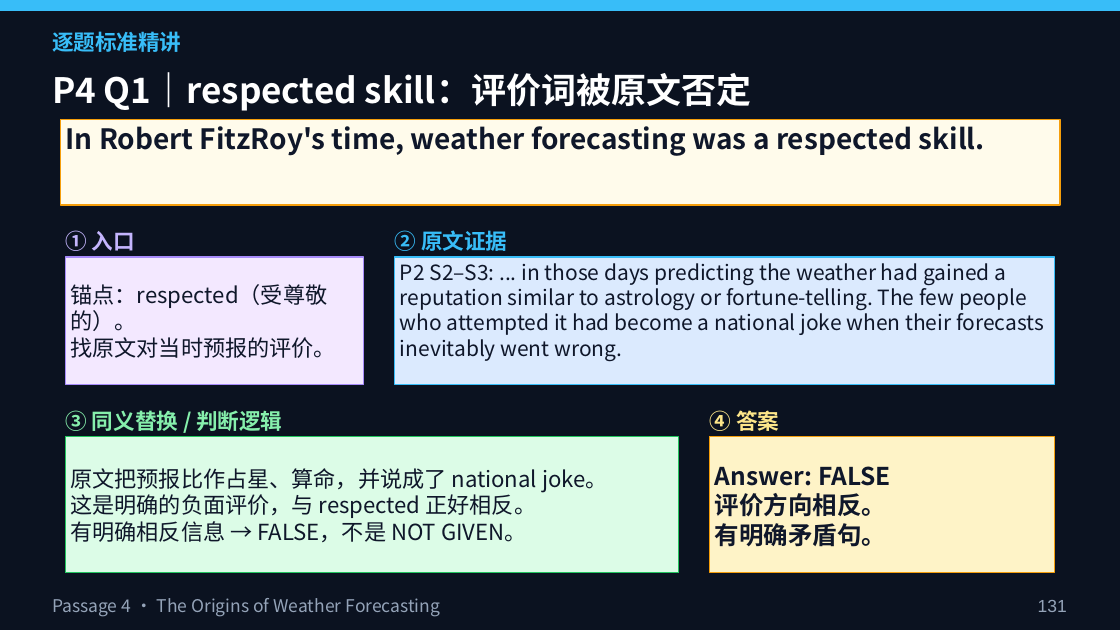
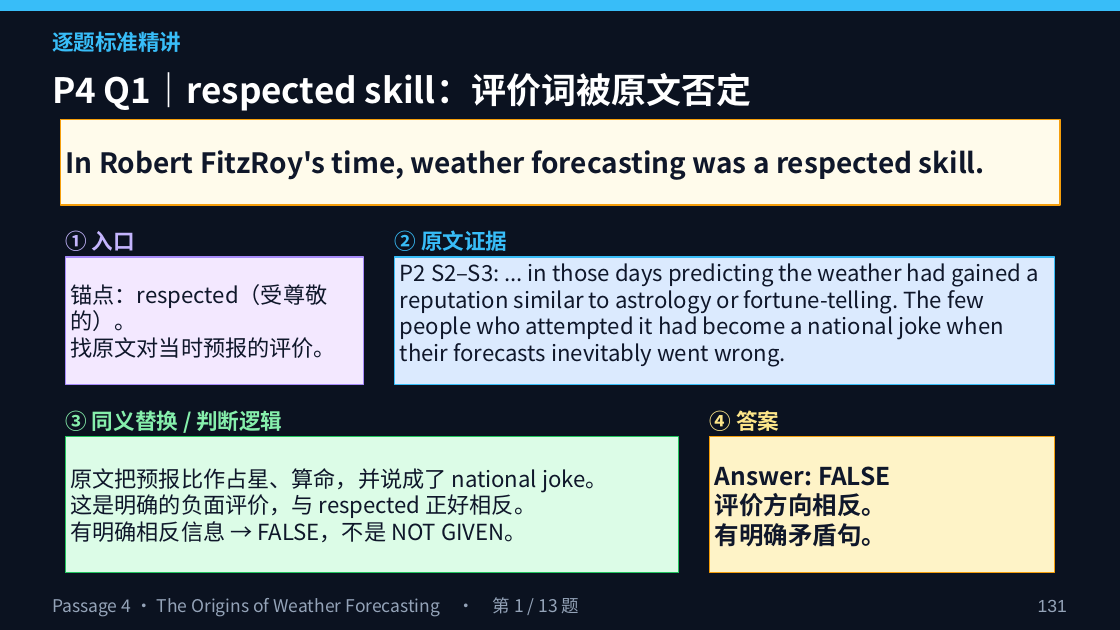
Before and after one commit to mrgreedcp-spec/AI-Portfolio, a slide deck: slide 131 of lesson3/第三节课PPT_雅思阅读精讲.pptx. Drawn at 1120x630 pixels with LibreOffice and Linux fonts; fonts in the diff are those of the drawing. Boxes give left, top, right and bottom in pixels: in the first picture for what was removed or moved away, otherwise in the second. Text is boxed around its words. In the diff, an @@ line names an element or a change of style, - is before the commit and + after.

```diff
--- a/lesson3/第三节课PPT_雅思阅读精讲.pptx
+++ b/lesson3/第三节课PPT_雅思阅读精讲.pptx
@@ rectangle "In Robert FitzRoy's time, weather ..." at <box>60,119,1060,205</box>: vertical alignment top to middle @@
@@ rectangle "P2 S2–S3: ... in those ..." at <box>395,257,1054,385</box>: size 18 to 19 pt @@
@@ text at <box>52,597,579,617</box>: text changed @@
-Passage 4 · The Origins of Weather Forecasting
+Passage 4 · The Origins of Weather Forecasting · 第 1 / 13 题
```
Also in this commit, not shown: 158 other slides changed, 8 other files.
